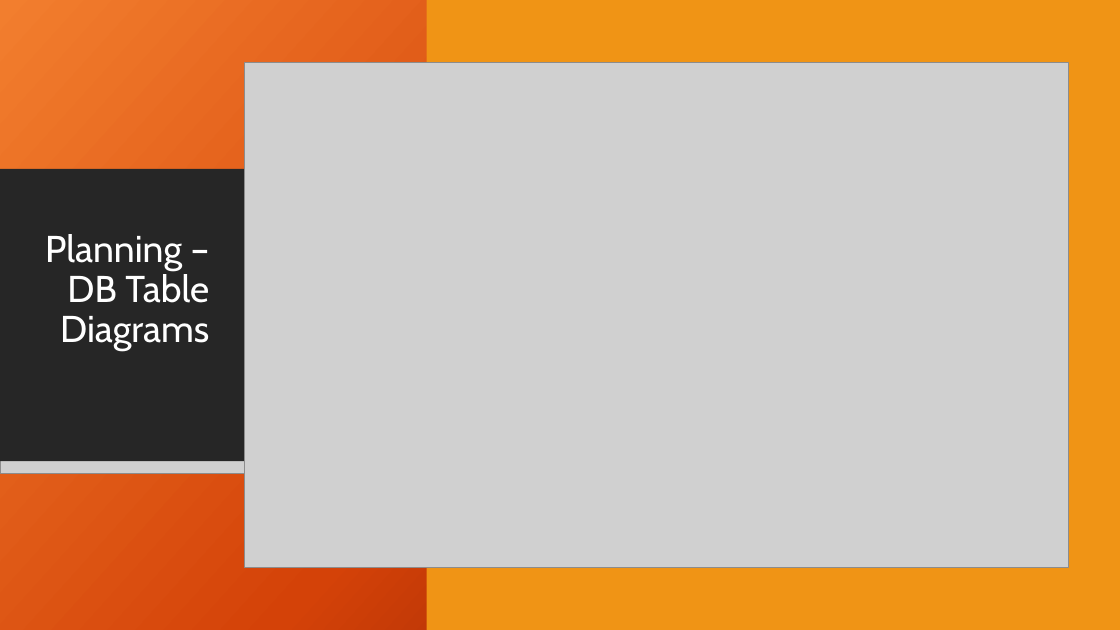
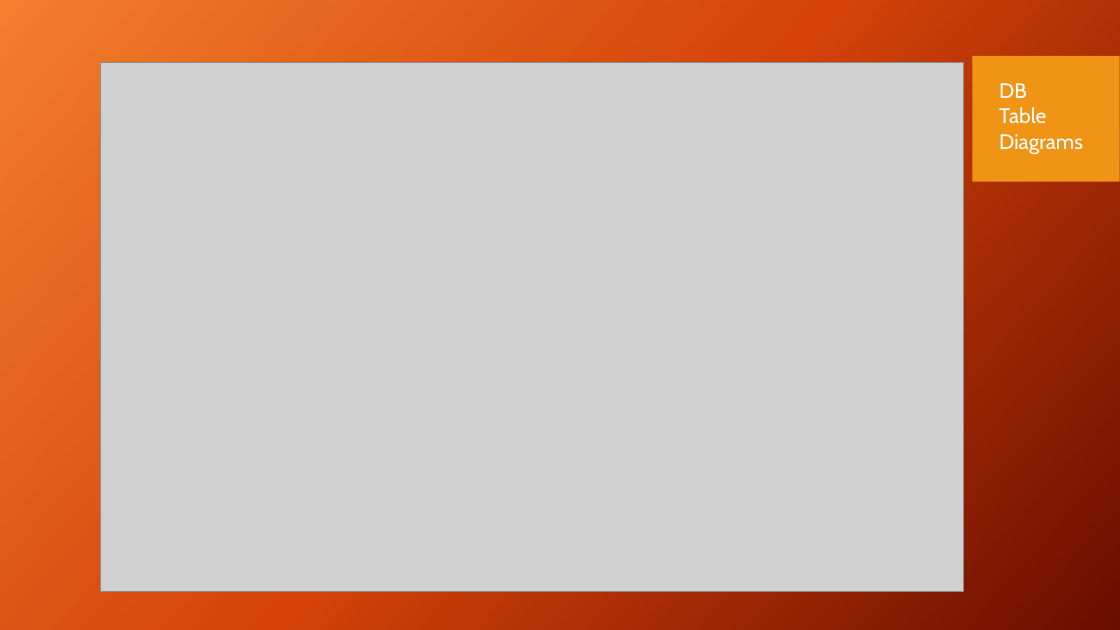
Before and after one commit to Peetfire/Animal_magic, a slide deck: slide 5 of Presentation/Vet Managment.pptx. Drawn at 1120x630 pixels with LibreOffice and Linux fonts; fonts in the diff are those of the drawing; grey boxes stand for pictures; background and template pictures are left out. Boxes give left, top, right and bottom in pixels: in the first picture for what was removed or moved away, otherwise in the second. Text is boxed around its words. In the diff, an @@ line names an element or a change of style, - is before the commit and + after.

```diff
--- a/Presentation/Vet Managment.pptx
+++ b/Presentation/Vet Managment.pptx
@@ rectangle removed at (0,0,1120,630) @@
@@ rectangle removed at (427,0,1120,630) @@
@@ rectangle removed at (0,56,959,182) @@
@@ picture: place and size @@
-picture at (245,63,1069,568)
+picture at (100,63,964,592)
@@ text "DB" at (999,83,1083,155): vertical alignment middle to top @@
@@ text at (999,83,1083,155): text changed; size 32 to 18 pt @@
-Planning – DB Table Diagrams
+DB
+Table
+Diagrams
@@ rectangle removed at (0,169,456,461) @@
@@ rectangle removed at (0,238,824,391) @@
@@ rectangle removed at (837,238,1120,391) @@
@@ picture removed at (0,390,824,415) @@
@@ picture removed at (837,390,1120,415) @@
@@ picture removed at (0,460,456,473) @@
```
Also in this commit, not shown: 2 slides added, 5 other files.
